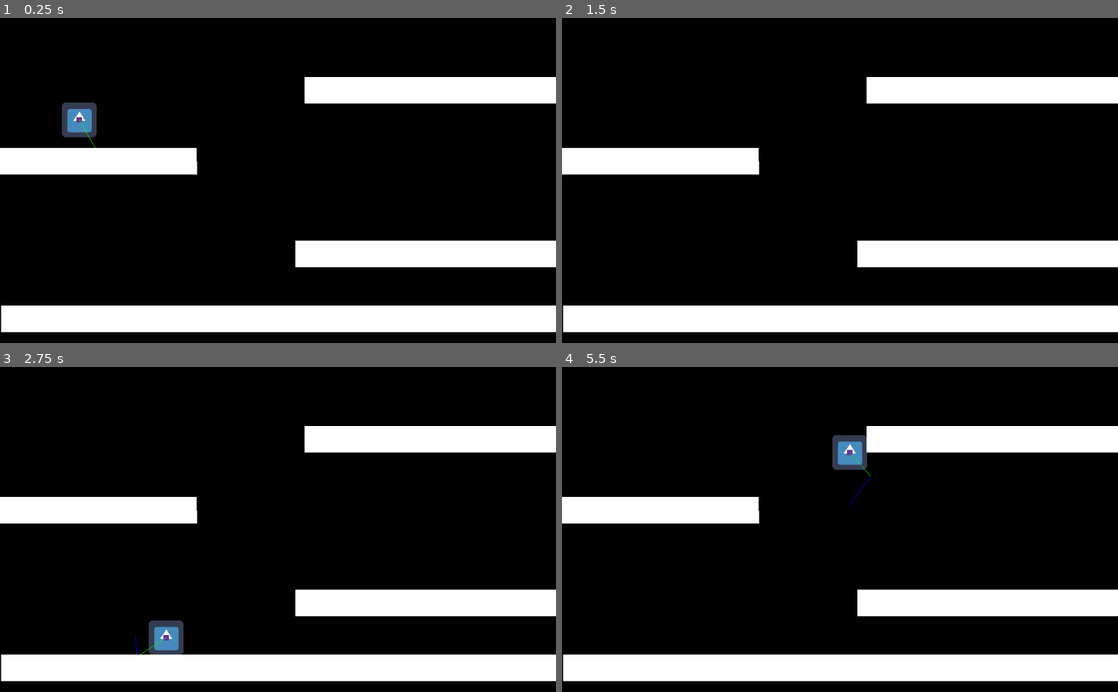
Above: before the commit, frames 1-4 (two rows, left to right).
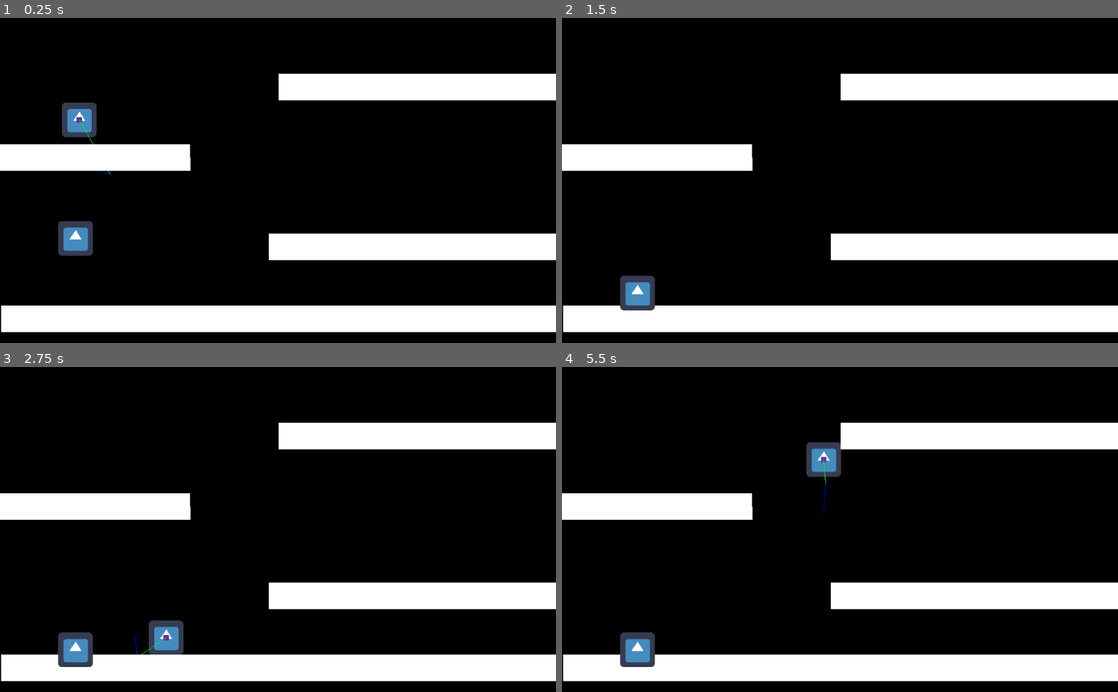
Above: after the commit, the same moments.

Repository: rtauziac/ggj23
Game: Godot game, scene res://root.tscn
Same seed, same stepped clock (60 frames per second), same inputs: the game is played once before the commit and once after it. The engine's default icon, where the game draws it, is replaced by a stand-in: a white triangle on a blue panel in a dark square.
Inputs (mouse positions are in pixels of both pictures, inside the frame that each line leads up to):
- Up to frame 1 (0.25 s): no input
- Up to frame 2 (1.5 s): move the mouse to (962, 164) at 0.52 s; hold D (moveRight) from 0.53 s (still down); tap Z (jump) at 0.77 s; move the mouse to (728, 196) at 1.27 s
- Up to frame 3 (2.75 s): tap Z (jump) at 1.52 s; move the mouse to (333, 458) at 2.02 s; release D (moveRight) at 2.03 s; hold Q (moveLeft) from 2.03 s (still down)
- Up to frame 4 (5.5 s): move the mouse to (812, 594) at 2.77 s; release Q (moveLeft) at 2.78 s; hold D (moveRight) 2.78-4.28 s; tap Z (jump) at 3.02, 3.77, 4.52 s; move the mouse to (1006, 578) at 3.52 s; move the mouse to (673, 480) at 4.27 s; hold Q (moveLeft) 4.28-5.03 s; move the mouse to (867, 529) at 5.02 s; hold D (moveRight) from 5.03 s (still down)

The runs differ from the first frame. In frame 1, 5.8% of the frame differs, in the area x 0-100%, y 17-77%; in frame 2, 5.8%; in frame 3, 5.8%; in frame 4, 6.8%, in the area x 0-100%, y 17-93%.

Commit message:
General commit (no IDs open) - Modifications for bad implementations

Diff:
--- /dev/null
+++ b/Trampoline.gd
@@ -0,0 +1,18 @@
+extends StaticBody2D
+class_name Trampoline
+
+
+
+# Declare member variables here. Examples:
+# var a = 2
+# var b = "text"
+
+
+# Called when the node enters the scene tree for the first time.
+func _ready():
+	pass # Replace with function body.
+
+
+# Called every frame. 'delta' is the elapsed time since the previous frame.
+#func _process(delta):
+#	pass
--- a/project.godot
+++ b/project.godot
@@ -7,6 +7,16 @@
 ;   param=value ; assign values to parameters
 
 config_version=4
+
+_global_script_classes=[ {
+"base": "StaticBody2D",
+"class": "Trampoline",
+"language": "GDScript",
+"path": "res://Trampoline.gd"
+} ]
+_global_script_class_icons={
+"Trampoline": ""
+}
 
 [application]
 
--- a/robot_character/Robot.tscn
+++ b/robot_character/Robot.tscn
@@ -1,9 +1,8 @@
-[gd_scene load_steps=6 format=2]
+[gd_scene load_steps=5 format=2]
 
 [ext_resource path="res://robot_character/bucket/Bucket.tscn" type="PackedScene" id=1]
 [ext_resource path="res://icon.png" type="Texture" id=2]
 [ext_resource path="res://PlayerCharacter.gd" type="Script" id=3]
-[ext_resource path="res://robot_character/bucket/Bucket.gd" type="Script" id=4]
 
 [sub_resource type="RectangleShape2D" id=1]
 extents = Vector2( 31, 31.5 )
@@ -22,5 +21,4 @@
 [node name="Sprite" type="Sprite" parent="."]
 texture = ExtResource( 2 )
 
-[node name="Bucket" type="Node2D" parent="." instance=ExtResource( 1 )]
-script = ExtResource( 4 )
+[node name="Bucket" parent="." instance=ExtResource( 1 )]
--- a/root.tscn
+++ b/root.tscn
@@ -1,32 +1,17 @@
 [gd_scene load_steps=6 format=2]
 
-[ext_resource path="res://robot_character/bucket/Bucket.tscn" type="PackedScene" id=1]
-[ext_resource path="res://PlayerCharacter.gd" type="Script" id=2]
+[ext_resource path="res://robot_character/Robot.tscn" type="PackedScene" id=1]
+[ext_resource path="res://Trampoline.gd" type="Script" id=2]
 [ext_resource path="res://icon.png" type="Texture" id=3]
-
-[sub_resource type="RectangleShape2D" id=1]
-extents = Vector2( 31, 31.5 )
 
 [sub_resource type="RectangleShape2D" id=2]
 extents = Vector2( 512, 24 )
 
+[sub_resource type="RectangleShape2D" id=3]
+
 [node name="root" type="Node2D"]
 
-[node name="KinematicBody2D" type="KinematicBody2D" parent="."]
-position = Vector2( 150, 150 )
-script = ExtResource( 2 )
-__meta__ = {
-"_edit_group_": true
-}
-
-[node name="CollisionShape2D" type="CollisionShape2D" parent="KinematicBody2D"]
-position = Vector2( 0, 0.5 )
-shape = SubResource( 1 )
-
-[node name="Sprite" type="Sprite" parent="KinematicBody2D"]
-texture = ExtResource( 3 )
-
-[node name="Bucket" parent="KinematicBody2D" instance=ExtResource( 1 )]
+[node name="KinematicBody2D" parent="." instance=ExtResource( 1 )]
 
 [node name="StaticBody2D" type="StaticBody2D" parent="."]
 position = Vector2( 518, 558 )
@@ -41,7 +26,7 @@
 polygon = PoolVector2Array( -512, -25, -512, 24, 513, 24, 512, -25 )
 
 [node name="StaticBody2D2" type="StaticBody2D" parent="."]
-position = Vector2( 1060, 438 )
+position = Vector2( 1029, 130 )
 __meta__ = {
 "_edit_group_": true
 }
@@ -53,7 +38,7 @@
 polygon = PoolVector2Array( -512, -25, -512, 24, 513, 24, 512, -25 )
 
 [node name="StaticBody2D3" type="StaticBody2D" parent="."]
-position = Vector2( -146, 267 )
+position = Vector2( -158, 260 )
 __meta__ = {
 "_edit_group_": true
 }
@@ -64,18 +49,31 @@
 [node name="Polygon2D" type="Polygon2D" parent="StaticBody2D3/CollisionShape2D"]
 polygon = PoolVector2Array( -512, -25, -512, 24, 513, 24, 512, -25 )
 
-[node name="StaticBody2D4" type="StaticBody2D" parent="."]
-position = Vector2( 1077, 136 )
+[node name="Trampoline" type="StaticBody2D" parent="."]
+position = Vector2( 1011, 425 )
+script = ExtResource( 2 )
 __meta__ = {
 "_edit_group_": true
 }
 
-[node name="CollisionShape2D" type="CollisionShape2D" parent="StaticBody2D4"]
+[node name="CollisionShape2D" type="CollisionShape2D" parent="Trampoline"]
 shape = SubResource( 2 )
 
-[node name="Polygon2D" type="Polygon2D" parent="StaticBody2D4/CollisionShape2D"]
+[node name="Polygon2D" type="Polygon2D" parent="Trampoline/CollisionShape2D"]
 polygon = PoolVector2Array( -512, -25, -512, 24, 513, 24, 512, -25 )
 
 [node name="Camera2D" type="Camera2D" parent="."]
 position = Vector2( 516, 302 )
 current = true
+
+[node name="RigidBody2D" type="RigidBody2D" parent="."]
+position = Vector2( 143, 406 )
+__meta__ = {
+"_edit_group_": true
+}
+
+[node name="CollisionShape2D" type="CollisionShape2D" parent="RigidBody2D"]
+shape = SubResource( 3 )
+
+[node name="Sprite" type="Sprite" parent="RigidBody2D/CollisionShape2D"]
+texture = ExtResource( 3 )
